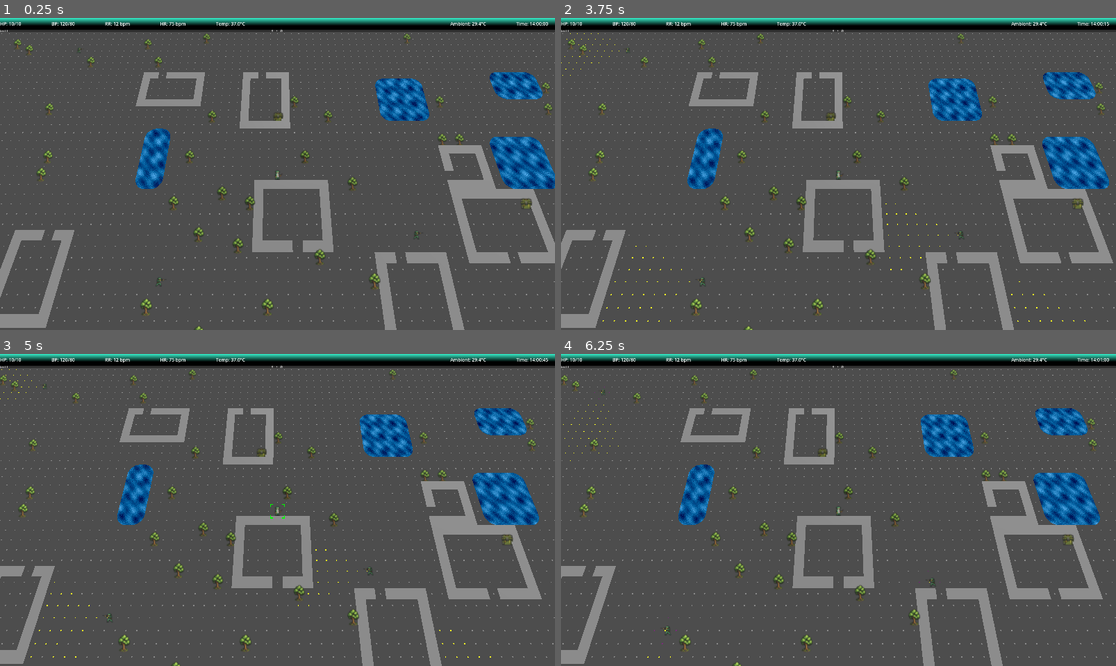
Above: before the commit, frames 1-4 (two rows, left to right).
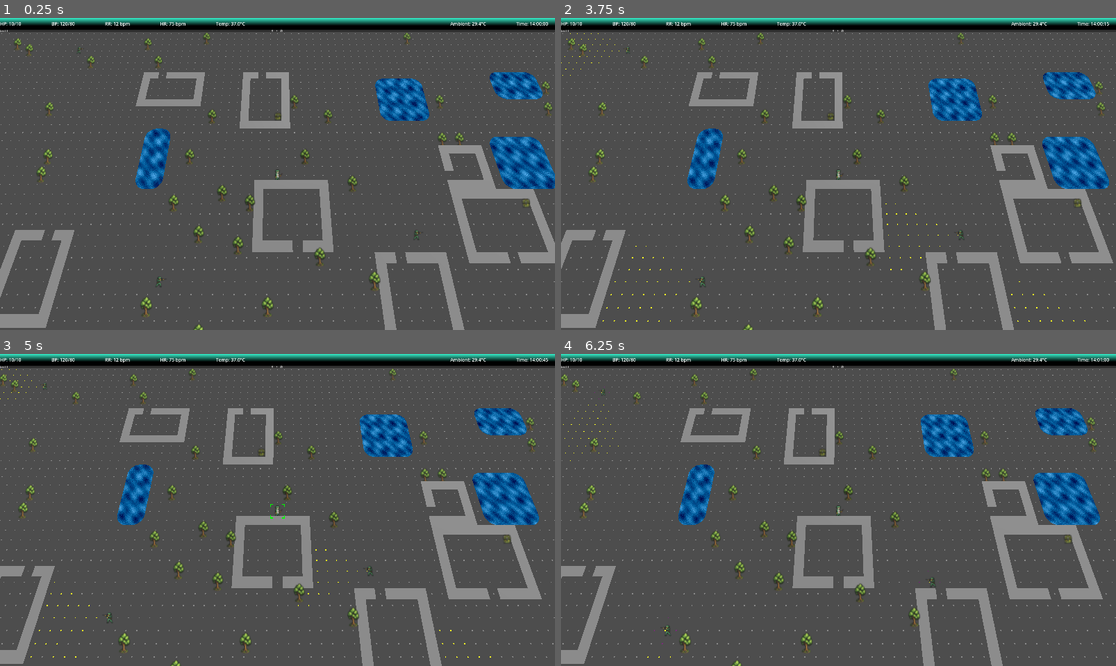
Above: after the commit, the same moments.

Repository: Bigfeta1/ASCIIRogueLike
Game: Godot game, scene res://scenes/main/main_scene.tscn
Two runs of this game, one before a commit and one after it. Both use one fixed random seed, a clock stepped at 60 frames per second and the inputs below.
Inputs (mouse positions are in pixels of both pictures, inside the frame that each line leads up to):
- Up to frame 1 (0.25 s): no input
- Up to frame 2 (3.75 s): tap Enter at 0.5 s; move the mouse to (960, 158) at 0.52 s; hold D 0.53-1.25 s; tap Tab at 0.6 s; click (960, 158) at 0.67 s; tap Space at 0.77, 3.5 s; click "Stats" at 1.25 s; click "Skills" at 2 s; click "Inventory" at 2.75 s; move the mouse to (727, 189) at 3.52 s; hold S from 3.53 s (still down); tap I at 3.6 s
- Up to frame 3 (5 s): tap Space at 3.77 s; tap Enter at 4.25 s; move the mouse to (333, 441) at 4.27 s; release S at 4.28 s; hold D from 4.28 s (still down); tap E at 4.35 s
- Up to frame 4 (6.25 s): tap Space at 5, 5.27, 6.02 s; move the mouse to (810, 572) at 5.02 s; release D at 5.03 s; hold W 5.03-5.78 s; tap C at 5.1 s; click (810, 572) at 5.17 s; tap Enter at 5.75 s; move the mouse to (1005, 556) at 5.77 s; hold A from 5.78 s (still down); tap Q at 5.85 s

The runs differ from the first frame. In frame 1, 0.5% of the frame differs, in the area x 2-100%, y 4-100%; in frame 2, 0.5%; in frame 3, 0.5%; in frame 4, 0.5%, in the area x 0-97%, y 4-100%.

Commit message:
better sprite dimensions

Diff:
--- a/scenes/character/character_sprite.gd
+++ b/scenes/character/character_sprite.gd
@@ -13,22 +13,30 @@
 	var character := get_parent()
 	var mat := (material_override as StandardMaterial3D).duplicate()
 	material_override = mat
+	var tex: Texture2D = null
 	match character.character_type:
 		character.CharacterType.SURGEON:
-			if texture_surgeon:
-				mat.albedo_texture = texture_surgeon
+			tex = texture_surgeon
 		character.CharacterType.ENEMY:
-			if texture_enemy_soldier:
-				mat.albedo_texture = texture_enemy_soldier
+			tex = texture_enemy_soldier
 		character.CharacterType.STRUCTURE:
 			pass  # texture set later via set_texture() from StructureConfigurator
+	if tex != null:
+		mat.albedo_texture = tex
+		if tex.get_width() > 0:
+			var aspect: float = float(tex.get_height()) / float(tex.get_width())
+			(mesh as PlaneMesh).size = Vector2(2.0, 2.0 * aspect)
 
 
 func set_texture(path: String) -> void:
 	var mat := material_override as StandardMaterial3D
 	if mat == null or path == "":
 		return
-	mat.albedo_texture = load(path)
+	var tex := load(path) as Texture2D
+	mat.albedo_texture = tex
+	if tex != null and tex.get_width() > 0:
+		var aspect: float = float(tex.get_height()) / float(tex.get_width())
+		(mesh as PlaneMesh).size = Vector2(2.0, 2.0 * aspect)
 
 func set_defeated(sprite_path: String) -> void:
 	print("[SPRITE] set_defeated path='%s'" % sprite_path)
@@ -54,7 +62,7 @@
 	splatter_mat.transparency = BaseMaterial3D.TRANSPARENCY_ALPHA
 	splatter_mat.albedo_texture = load("res://assets/images/world_items/enemy_defeated/spr_blood_splatter.png")
 	splatter.material_override = splatter_mat
-	splatter.position = Vector3(0.0, 0.0, 0.0)
+	splatter.position = Vector3(0.0, -0.01, 0.0)
 	splatter.sorting_offset = -1.0
 	get_parent().add_child(splatter)
 
--- a/scenes/main/character_sheet.tscn
+++ b/scenes/main/character_sheet.tscn
@@ -319,7 +319,6 @@
 grow_vertical = 2
 
 [node name="InventoryPanel" type="Control" parent="."]
-visible = false
 layout_mode = 1
 anchor_left = 0.04
 anchor_top = 0.18
Binary file changed: assets/images/world_items/chests/spr_chest1.png
Not shown, changed: assets/images/world_items/chests/spr_chest1.png.import
